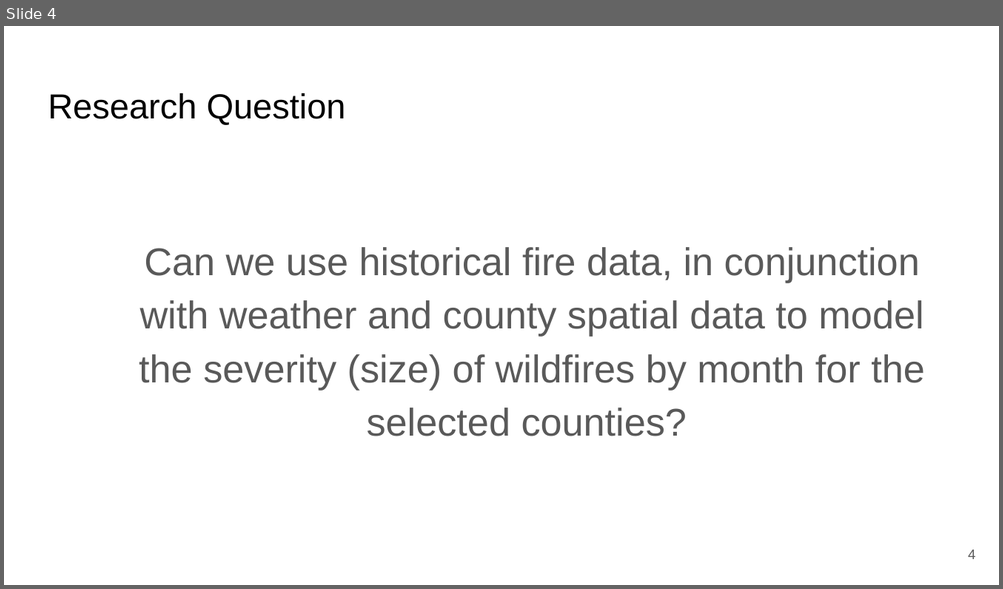
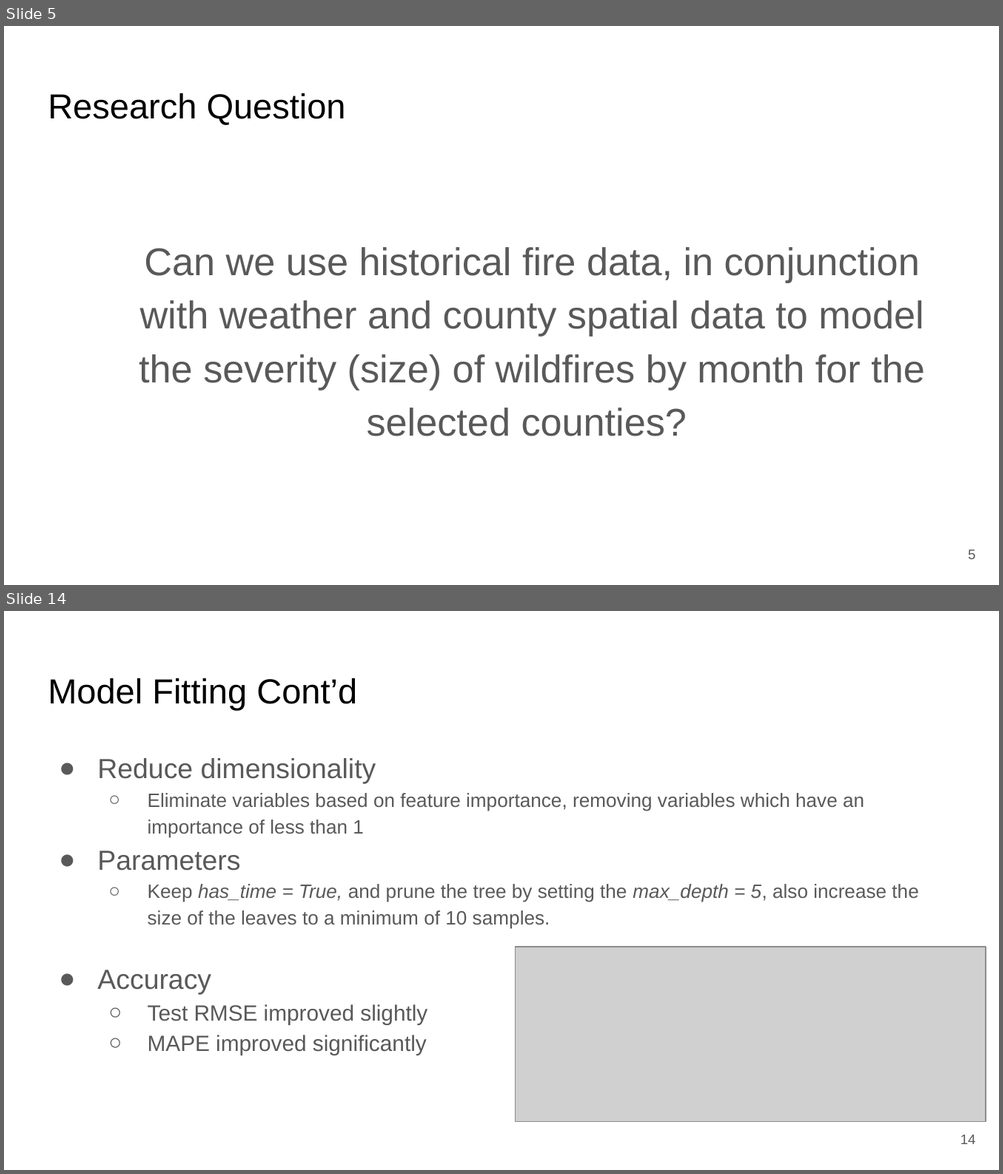
Before and after one commit to DCavanaugh98/WildfireMLProject, a slide deck: Math 8670 Final Project.pptx. Shown one above the other, each under a label of ours: slide 4 before the commit, slides 5 and 14 after it; the slides between them are not shown. The pictures are 1003x589 and 1003x1174 pixels, drawn with LibreOffice and Linux fonts; fonts in the diff are those of the drawing; grey boxes stand for pictures. Boxes give left, top, right and bottom in pixels: in the first picture for what was removed or moved away, otherwise in the second. Text is boxed around its words. In the diff, an @@ line names an element or a change of style, - is before the commit and + after.

```diff
--- a/Math 8670 Final Project.pptx
+++ b/Math 8670 Final Project.pptx
@@ slide 14 added at (x1=4, y1=611, x2=999, y2=1170), background #FFFFFF @@
@@ title added at (x1=48, y1=678, x2=357, y2=710), 25.2 pt, text #000000 @@
+Model Fitting Cont’d
@@ text added at (x1=97, y1=758, x2=918, y2=929), 14 pt, text #595959 @@
+● Reduce dimensionality
+  ○ Eliminate variables based on feature importance, removing variables which have an importance of less than 1
+● Parameters
+  ○ Keep has_time = True, and prune the tree by setting the max_depth = 5, also increase the size of the leaves to a minimum of 10 samples.
@@ picture added at (x1=515, y1=947, x2=986, y2=1122) @@
@@ text added at (x1=97, y1=970, x2=427, y2=1055), 16 pt, text #595959 @@
+● Accuracy
+  ○ Test RMSE improved slightly
+  ○ MAPE improved significantly
@@ page number added at (x1=960, y1=1135, x2=976, y2=1145), 10 pt, text #595959 @@
+14
@@ what was slide 4 is now slide 5 @@
@@ page number at (x1=967, y1=550, x2=975, y2=560): text changed @@
-4
+5
```
Also in this commit, not shown: 12 slides changed, 4 other slides added, 1 slide removed, 12 other files.
